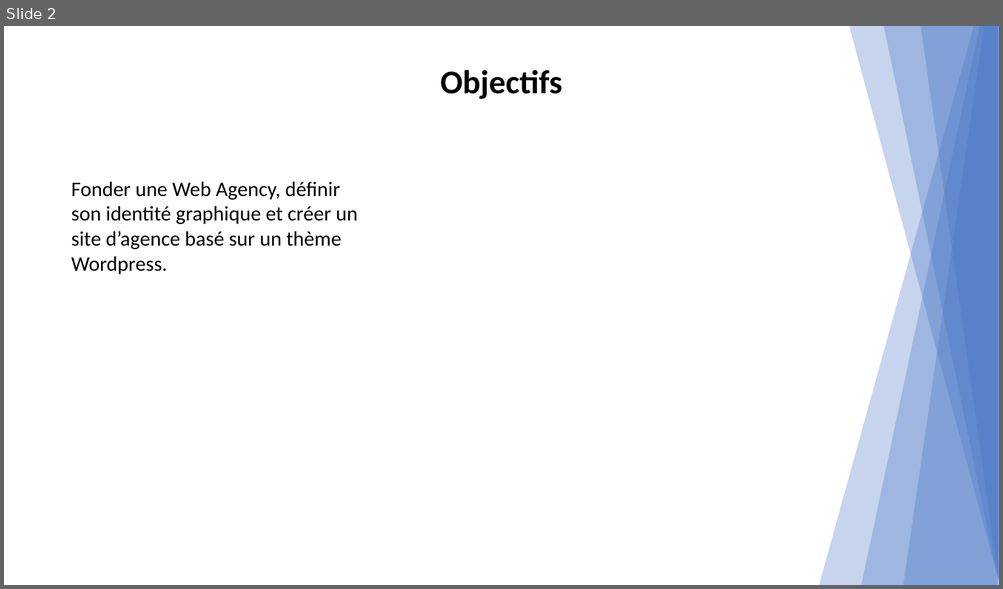
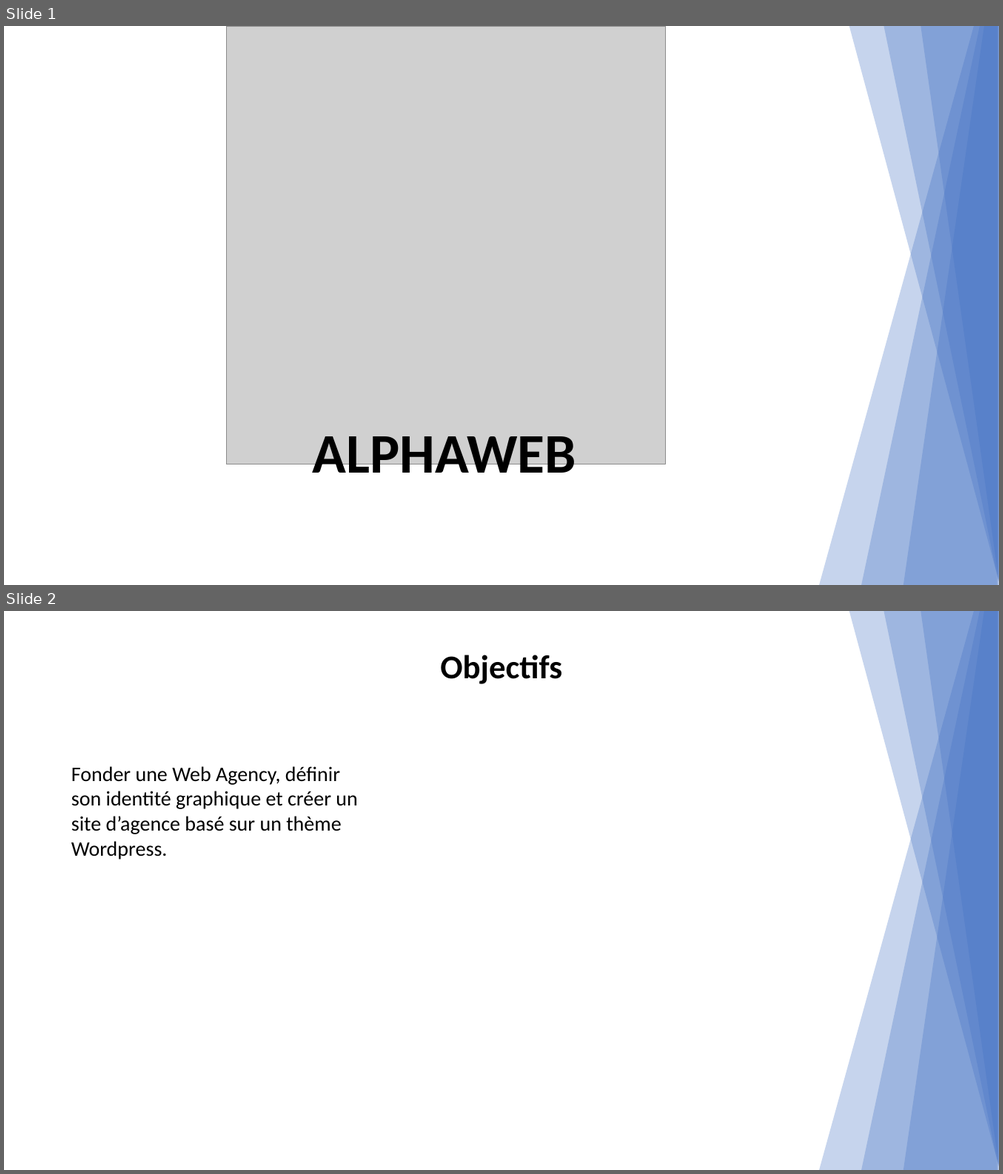
Before and after one commit to alphaweb-dijon/alphaweb, a slide deck: design/dossier-conception.pptx. Shown one above the other, each under a label of ours: slide 2 before the commit, slides 1 and 2 after it. The pictures are 1003x589 and 1003x1174 pixels, drawn with LibreOffice and Linux fonts; fonts in the diff are those of the drawing; grey boxes stand for pictures. Boxes give left, top, right and bottom in pixels: in the first picture for what was removed or moved away, otherwise in the second. Text is boxed around its words. In the diff, an @@ line names an element or a change of style, - is before the commit and + after.

```diff
--- a/design/dossier-conception.pptx
+++ b/design/dossier-conception.pptx
@@ slide 1 added at box(4, 26, 999, 585), background #FFFFFF @@
@@ picture added at box(226, 26, 665, 465) @@
@@ right triangle added at box(669, 26, 999, 585), fill #4472C4 at 30% opacity @@
@@ right triangle added at box(747, 26, 999, 585), fill #4472C4 at 30% opacity @@
@@ right triangle added at box(825, 26, 999, 582), fill #4472C4 at 30% opacity @@
@@ right triangle added at box(825, 26, 997, 585), fill #4472C4 at 30% opacity @@
@@ right triangle added at box(865, 26, 998, 582), fill #4472C4 at 30% opacity @@
@@ right triangle added at box(908, 26, 999, 582), fill #4472C4 at 30% opacity @@
@@ text added at box(313, 437, 576, 486), 54 pt, text #000000, bold @@
+ALPHAWEB
```
Also in this commit, not shown: 3 slides changed, 2 other slides added, 2 slides removed, 7 other files.
